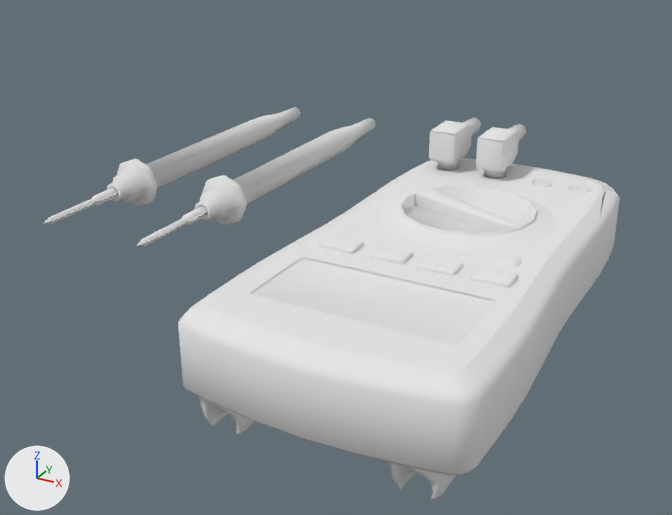
An edit to the Blender file vl.vlabs.com.ua/models/digitalMultimeterFluke17B/digitalMultimeterFluke17B.blend, drawn before and after from the same camera.
The view is the same before and after, from a camera (50 mm lens) standing at (0.106, -0.357, 0.131) and looking at (-0.092, 0.003, -0.05). The lights are fixed; the arrows at lower left show +X, +Y and +Z.

Names of what the first picture shows: 'digitalMultimeterFluke17B', 'digitalMultimeterFluke17BProbeBlack', 'digitalMultimeterFluke17BProbeBlackMale', 'digitalMultimeterFluke17BProbeBlackNeedle', 'digitalMultimeterFluke17BProbeRed', 'digitalMultimeterFluke17BProbeRedMale', 'digitalMultimeterFluke17BProbeRedNeedle', 'digitalMultimeterFluke17BScreen', 'digitalMultimeterFluke17BSwitch'.
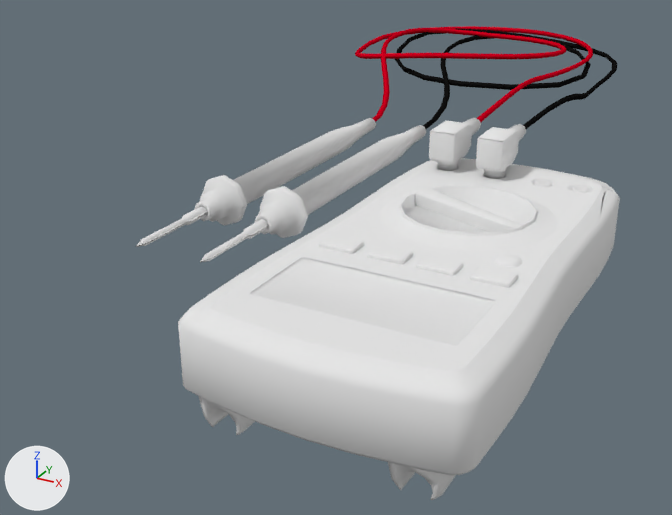
Commit message: VLabs: Fluke17B VLab Item in progress...

Edits to the bpy script that builds the scene:
```text
Add mat_blackprobewirematerial:
    mat_blackprobewirematerial = diffuse_material('blackProbeWireMaterial')
    mat_blackprobewirematerial.base_color = (0.00637, 0.00637, 0.00637)  # black #131313
Add mat_redprobewirematerial:
    mat_redprobewirematerial = diffuse_material('redProbeWireMaterial')
    mat_redprobewirematerial.base_color = (0.638, 0.0, 0.0125)  # red #d1001d
Add me_digitalmultimeterfluke17bblackwiregeometry:
    me_digitalmultimeterfluke17bblackwiregeometry.from_pydata(...)  # 172 vertices, 168 faces; spans x -0.137..0.002, y -0.002..0.259, z -0.015..0.002
    me_digitalmultimeterfluke17bblackwiregeometry.polygons.foreach_set('use_smooth', [True] * 168)
    me_digitalmultimeterfluke17bblackwiregeometry.materials.append(mat_blackprobewirematerial)  # black #131313
Add me_digitalmultimeterfluke17bredwiregeometry:
    me_digitalmultimeterfluke17bredwiregeometry.from_pydata(...)  # 256 vertices, 252 faces; spans x -0.145..0.002, y -0.002..0.27, z -0.012..0.003
    me_digitalmultimeterfluke17bredwiregeometry.polygons.foreach_set('use_smooth', [True] * 252)
    me_digitalmultimeterfluke17bredwiregeometry.materials.append(mat_redprobewirematerial)  # red #d1001d
Change ob_digitalmultimeterfluke17bprobeblackneedle:
    ob_digitalmultimeterfluke17bprobeblackneedle.location: (-0.08, -0.15, 0.0155) -> (-0.055, -0.15, 0.0155)
Change ob_digitalmultimeterfluke17bproberedneedle:
    ob_digitalmultimeterfluke17bproberedneedle.location: (-0.12, -0.15, 0.0155) -> (-0.08, -0.15, 0.0155)
Add ob_digitalmultimeterfluke17bblackwire:
    ob_digitalmultimeterfluke17bblackwire = bpy.data.objects.new('digitalMultimeterFluke17BBlackWire', me_digitalmultimeterfluke17bblackwiregeometry)
    ob_digitalmultimeterfluke17bblackwire.parent = ob_digitalmultimeterfluke17b
    ob_digitalmultimeterfluke17bblackwire.location = (-0.00685, 0.00495, 0.0246)
Add ob_digitalmultimeterfluke17bredwire:
    ob_digitalmultimeterfluke17bredwire = bpy.data.objects.new('digitalMultimeterFluke17BRedWIre', me_digitalmultimeterfluke17bredwiregeometry)
    ob_digitalmultimeterfluke17bredwire.parent = ob_digitalmultimeterfluke17b
    ob_digitalmultimeterfluke17bredwire.location = (-0.027, 0.00495, 0.0246)
```

Location of each change, [x1, y1, x2, y2] in pixels of the pictures (672 x 515 px):
'digitalMultimeterFluke17BProbeBlack', moved
    before: [194, 118, 376, 225]
    after: [254, 125, 426, 238]
'digitalMultimeterFluke17BProbeRed', moved
    before: [107, 107, 301, 206]
    after: [194, 118, 376, 225]
'digitalMultimeterFluke17BRedWIre', added (red)
    after: [355, 26, 593, 123]
'digitalMultimeterFluke17BBlackWire', added (black)
    after: [394, 28, 617, 129]
'digitalMultimeterFluke17BProbeBlackNeedle', moved
    before: [136, 206, 207, 247]
    after: [200, 219, 268, 262]
'digitalMultimeterFluke17BProbeRedNeedle', moved
    before: [43, 188, 118, 224]
    after: [136, 206, 207, 247]
